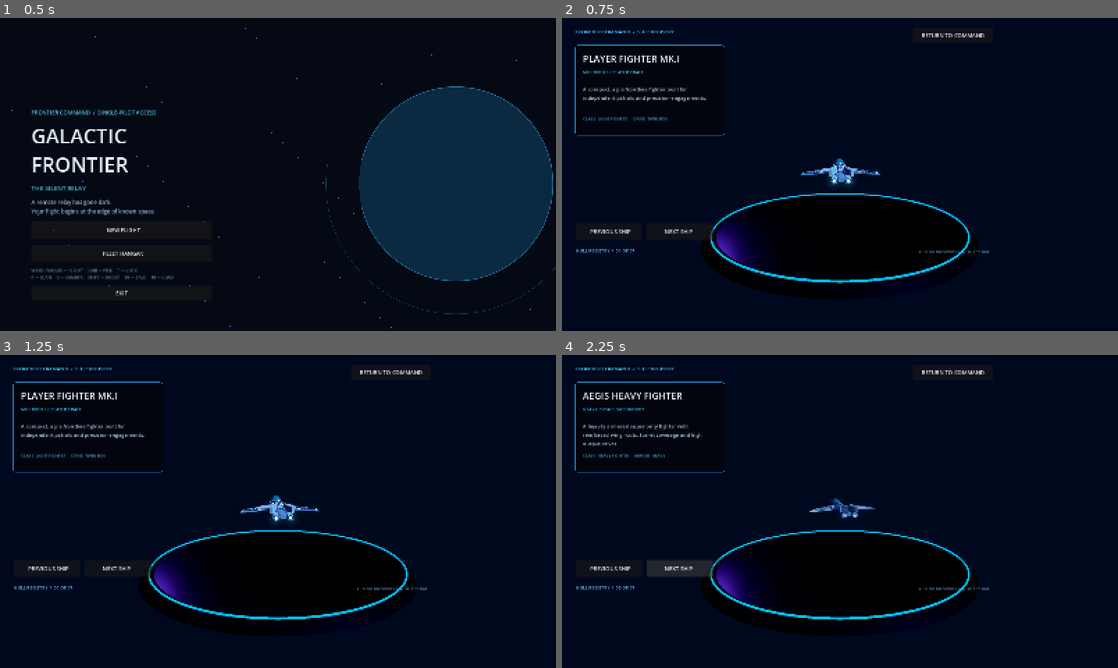
Above: before the commit, frames 1-4 (two rows, left to right).
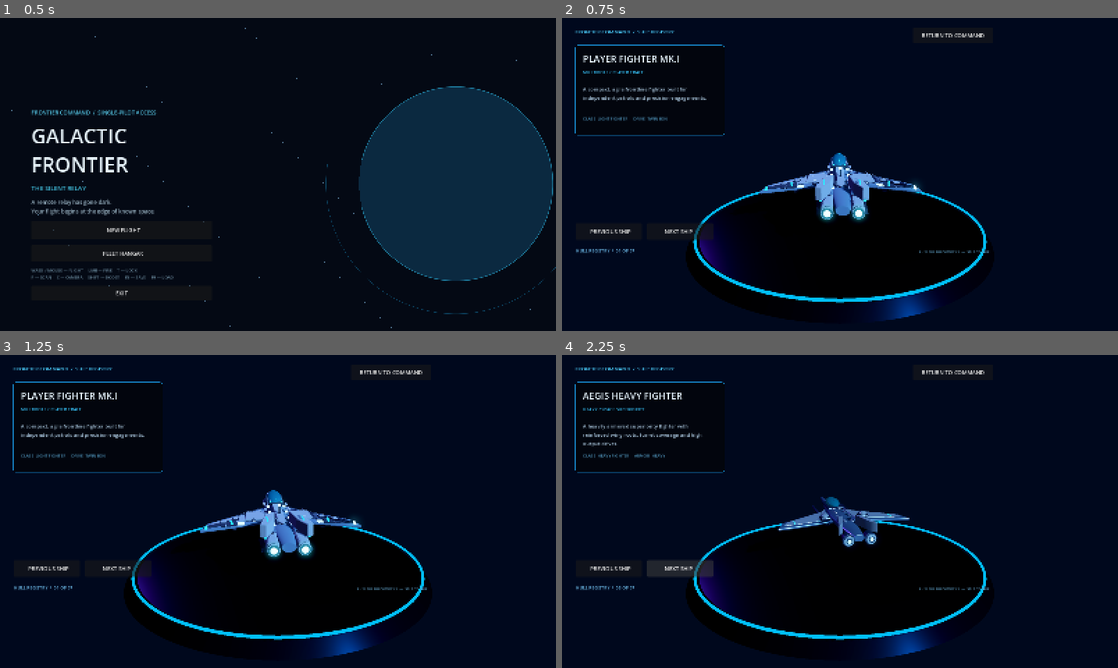
Above: after the commit, the same moments.

Repository: valdissor1990-ui/GALACTIC-FRONTIER
Game: Godot game, scene res://scenes/bootstrap/main.tscn
Same seed, same stepped clock (60 frames per second), same inputs: the game is played once before the commit and once after it.
Inputs:
- Up to frame 1 (0.5 s): no input
- Up to frame 2 (0.75 s): click "FLEET HANGAR" at 0.5 s
- Up to frame 3 (1.25 s): no input
- Up to frame 4 (2.25 s): click "NEXT SHIP" at 1.25 s; click "NEXT SHIP" at 2 s

Frame 1 is identical in both runs. In frame 2, 8.0% of the frame differs, in the area x 22-77%, y 43-97%; in frame 3, 8.0%; in frame 4, 7.3%.

Commit message:
Improve ship scale and showroom framing from rendered evidence

Diff:
--- a/scripts/ui/fleet_hangar.gd
+++ b/scripts/ui/fleet_hangar.gd
@@ -4,13 +4,13 @@
 const FLIGHT_SCENE := "res://scenes/demo/ten_minute_demo.tscn"
 const RUNTIME_GLTF_SCRIPT: Script = preload("res://scripts/visual/runtime_gltf_model.gd")
 const SHIPS := [
-	{"name": "PLAYER FIGHTER MK.I", "role": "MULTIROLE / PLAYER CRAFT", "path": "res://assets/models/ships/player_fighter.glb", "scale": 0.30, "description": "A compact, agile front …(125 unchanged characters)…
+	{"name": "PLAYER FIGHTER MK.I", "role": "MULTIROLE / PLAYER CRAFT", "path": "res://assets/models/ships/player_fighter.glb", "scale": 0.42, "description": "A compact, agile front …(125 unchanged characters)…
 	{"name": "RAIDER INTERCEPTOR", "role": "HOSTILE / INTERCEPTOR", "path": "res://assets/models/ships/enemy_fighter.glb", …(181 unchanged characters)…
-	{"name": "AEGIS HEAVY FIGHTER", "role": "HEAVY / SPACE SUPERIORITY", "path": "res://assets/models/ships/heavy_fighter.glb", "scale": 0.23, "description": "A heavily armored supe …(136 unchanged characters)…
-	{"name": "BASTION BOMBER", "role": "STRIKE / ORDNANCE", "path": "res://assets/models/ships/bomber.glb", "scale": 0.19, "description": "A broad strike platform carrying internal payload bays and remote defensive turrets.", "specs": "CLASS  BOMBER            PAYLOAD  INTERNAL"},
-	{"name": "MULE CARGO HAULER", "role": "CIVILIAN / LOGISTICS", "path": "res://assets/models/ships/cargo_hauler.glb", "scale": 0.20, "description": "A modular industrial h …(138 unchanged characters)…
-	{"name": "VANGUARD FRIGATE", "role": "ESCORT / PATROL", "path": "res://assets/models/ships/frigate.glb", "scale": 0.13, "description": "A long-range escort warship designed to protect convoys and maintain a defensive perimeter.", "specs": "CLASS  FRIGATE           ROLE  ESCORT"},
-	{"name": "LEVIATHAN CRUISER", "role": "CAPITAL / COMMAND", "path": "res://assets/models/ships/cruiser.glb", "scale": 0.085, "description": "A capital command vess …(141 unchanged characters)…
+	{"name": "AEGIS HEAVY FIGHTER", "role": "HEAVY / SPACE SUPERIORITY", "path": "res://assets/models/ships/heavy_fighter.glb", "scale": 0.32, "description": "A heavily armored supe …(136 unchanged characters)…
+	{"name": "BASTION BOMBER", "role": "STRIKE / ORDNANCE", "path": "res://assets/models/ships/bomber.glb", "scale": 0.28, "description": "A broad strike platform carrying internal payload bays and remote defensive turrets.", "specs": "CLASS  BOMBER            PAYLOAD  INTERNAL"},
+	{"name": "MULE CARGO HAULER", "role": "CIVILIAN / LOGISTICS", "path": "res://assets/models/ships/cargo_hauler.glb", "scale": 0.28, "description": "A modular industrial h …(138 unchanged characters)…
+	{"name": "VANGUARD FRIGATE", "role": "ESCORT / PATROL", "path": "res://assets/models/ships/frigate.glb", "scale": 0.22, "description": "A long-range escort warship designed to protect convoys and maintain a defensive perimeter.", "specs": "CLASS  FRIGATE           ROLE  ESCORT"},
+	{"name": "LEVIATHAN CRUISER", "role": "CAPITAL / COMMAND", "path": "res://assets/models/ships/cruiser.glb", "scale": 0.16, "description": "A capital command vess …(141 unchanged characters)…
 ]
 
 var _ship_index: int = 0
@@ -90,8 +90,8 @@
 	platform.name = "DisplayPlinth"
 	platform.position.y = -2.8
 	var cylinder := CylinderMesh.new()
-	cylinder.top_radius = 5.2
-	cylinder.bottom_radius = 5.8
+	cylinder.top_radius = 4.2
+	cylinder.bottom_radius = 4.6
 	cylinder.height = 0.34
 	cylinder.radial_segments = 96
 	platform.mesh = cylinder
@@ -105,8 +105,8 @@
 	var platform_ring := MeshInstance3D.new()
 	platform_ring.position.y = -2.59
 	var ring_mesh := TorusMesh.new()
-	ring_mesh.inner_radius = 5.35
-	ring_mesh.outer_radius = 5.43
+	ring_mesh.inner_radius = 4.28
+	ring_mesh.outer_radius = 4.36
 	ring_mesh.rings = 96
 	ring_mesh.ring_segments = 12
 	platform_ring.mesh = ring_mesh
@@ -121,15 +121,15 @@
 
 	_model_mount = Node3D.new()
 	_model_mount.name = "ShipDisplayMount"
-	_model_mount.position.y = -0.2
+	_model_mount.position.y = -1.2
 	world.add_child(_model_mount)
 
 	var camera := Camera3D.new()
-	camera.position = Vector3(0.0, 3.2, 17.0)
-	camera.fov = 42.0
+	camera.position = Vector3(0.0, 2.6, 12.5)
+	camera.fov = 40.0
 	camera.current = true
 	world.add_child(camera)
-	camera.look_at(Vector3(0.0, -0.35, 0.0), Vector3.UP)
+	camera.look_at(Vector3(0.0, -1.0, 0.0), Vector3.UP)
 
 	var overlay := Control.new()
 	overlay.name = "HangarOverlay"
